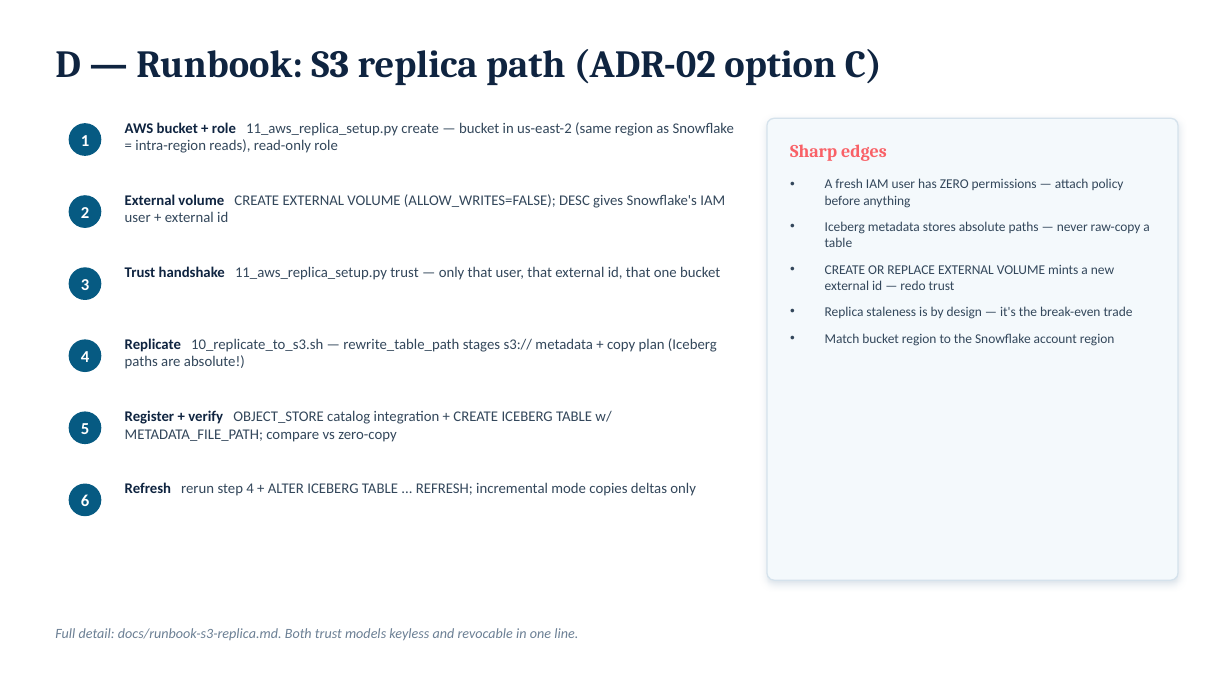
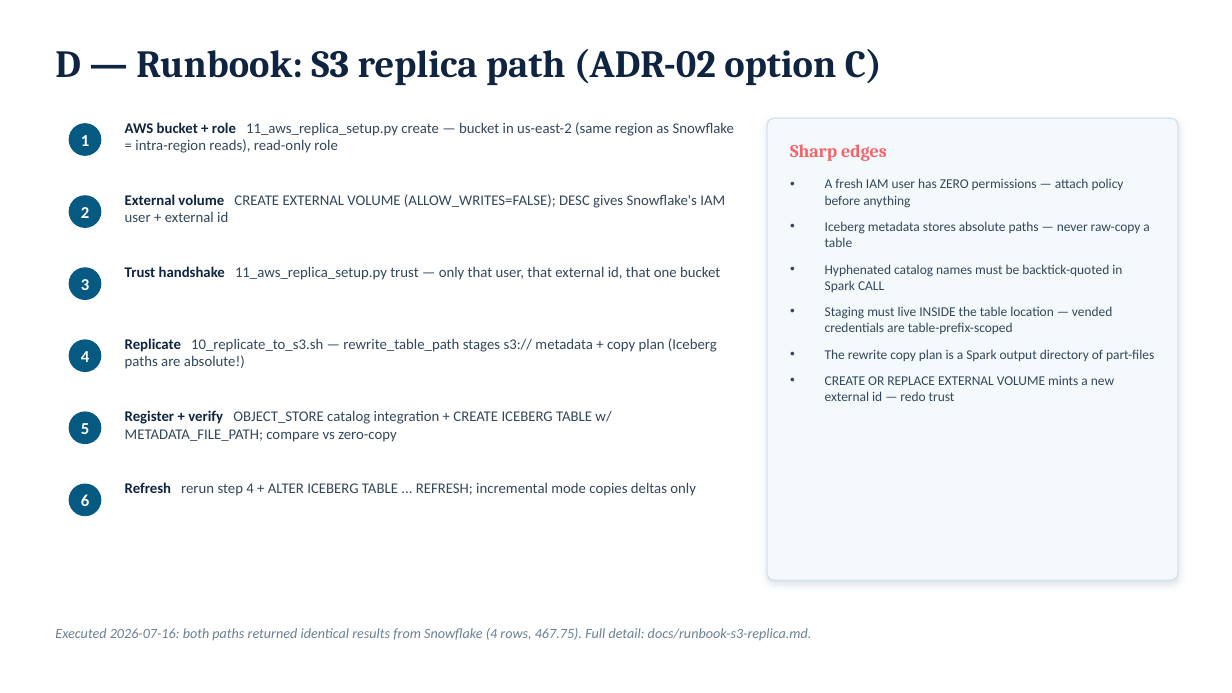
Before and after one commit to jeremydegardeyn/iceberg-zero-copy-poc, a slide deck: slide 15 of docs/iceberg-zero-copy-approach.pptx. Drawn at 1232x693 pixels with LibreOffice and Linux fonts; fonts in the diff are those of the drawing. Boxes give left, top, right and bottom in pixels: in the first picture for what was removed or moved away, otherwise in the second. Text is boxed around its words. In the diff, an @@ line names an element or a change of style, - is before the commit and + after.

```diff
--- a/docs/iceberg-zero-copy-approach.pptx
+++ b/docs/iceberg-zero-copy-approach.pptx
@@ text at (825, 264, 1154, 361): paragraphs added @@
+• Hyphenated catalog names must be backtick-quoted in Spark CALL
+• Staging must live INSIDE the table location — vended credentials are table-prefix-scoped
+• The rewrite copy plan is a Spark output directory of part-files
@@ text at (825, 306, 1133, 346): paragraphs removed @@
-• Replica staleness is by design — it's the break-even trade
-• Match bucket region to the Snowflake account region
@@ text at (55, 628, 812, 640): text changed @@
-Full detail: docs/runbook-s3-replica.md. Both trust models keyless and revocable in one line.
+Executed 2026-07-16: both paths returned identical results from Snowflake (4 rows, 467.75). Full detail: docs/runbook-s3-replica.md.
```
Also in this commit, not shown: 3 other files.
